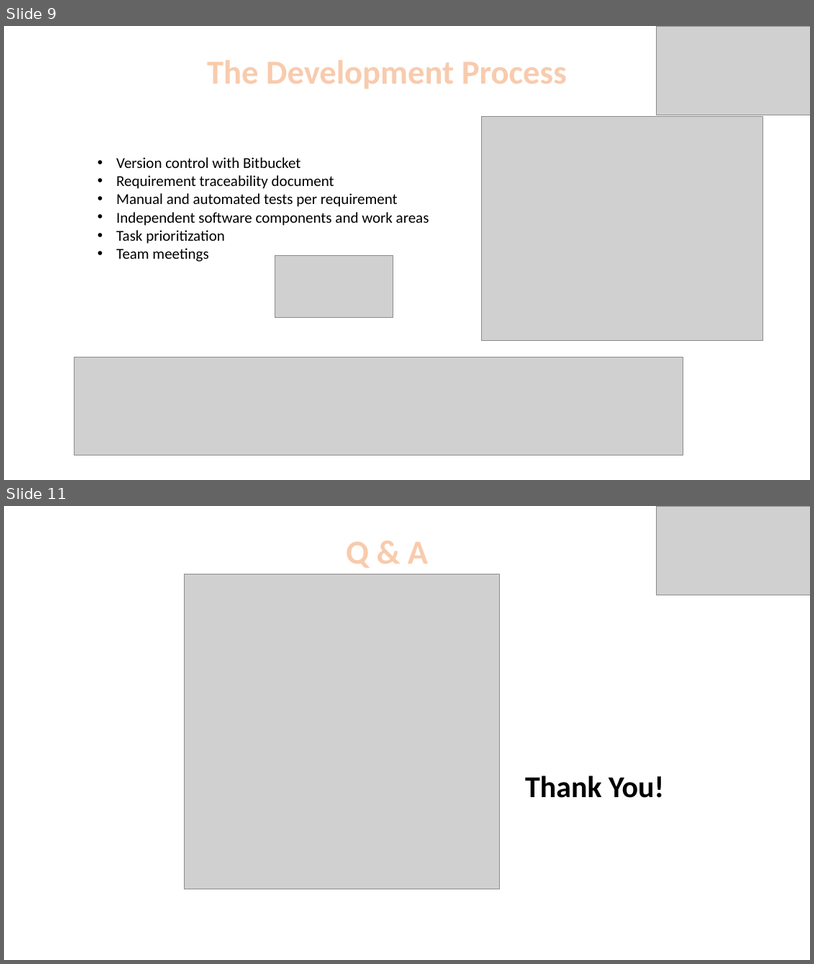
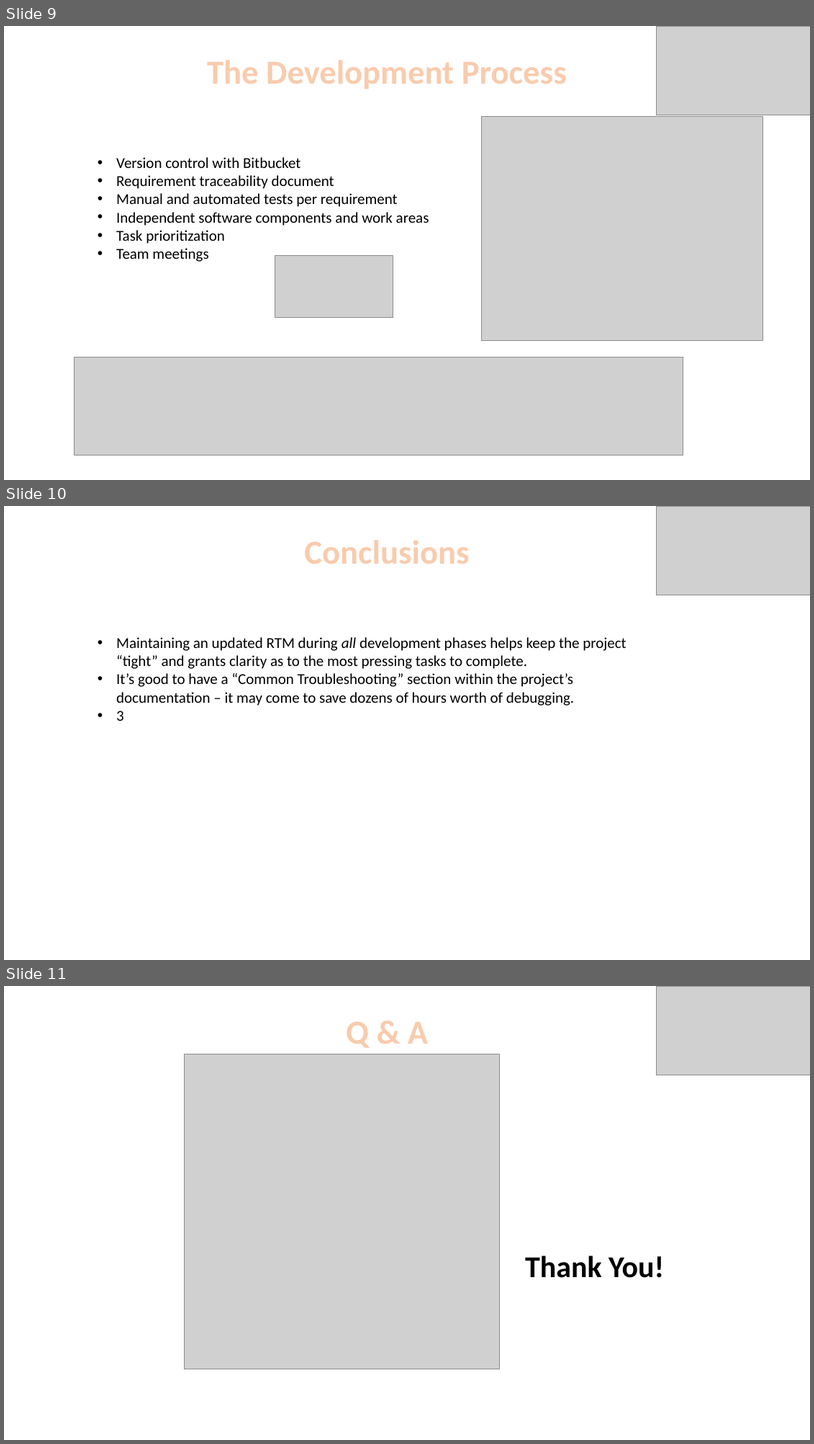
Before and after one commit to roypillar/Michtava, a slide deck: Michtava - Presentation.pptx. Shown one above the other, each under a label of ours: slides 9 and 11 before the commit, slides 9, 10 and 11 after it; the slides between them are not shown. The pictures are 814x964 and 814x1444 pixels, drawn with LibreOffice and Linux fonts; fonts in the diff are those of the drawing; grey boxes stand for pictures; background and template pictures are left out. Boxes give left, top, right and bottom in pixels: in the first picture for what was removed or moved away, otherwise in the second. Text is boxed around its words. In the diff, an @@ line names an element or a change of style, - is before the commit and + after.

```diff
--- a/Michtava - Presentation.pptx
+++ b/Michtava - Presentation.pptx
@@ slide 10 added at <box>4,506,810,960</box>, background picture (left out) @@
@@ picture added at <box>657,506,810,595</box> @@
@@ text added at <box>304,540,469,564</box>, 40 pt, text #F8CBAD, bold @@
+Conclusions
@@ text added at <box>116,637,626,721</box>, 18 pt, text #000000 @@
+• Maintaining an updated RTM during all development phases helps keep the project “tight” and grants clarity as to the most pressing tasks to complete.
+• It’s good to have a “Common Troubleshooting” section within the project’s documentation – it may come to save dozens of hours worth of debugging.
+• 3
```
Also in this commit, not shown: 1 slide changed, 2 other slides added, 3 slides removed.
